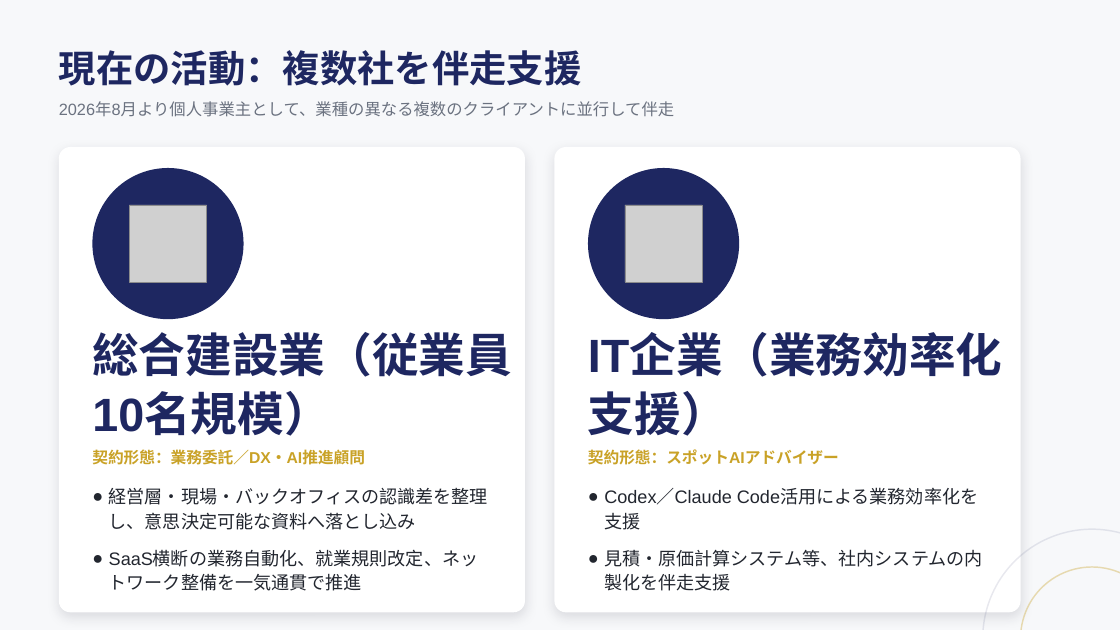
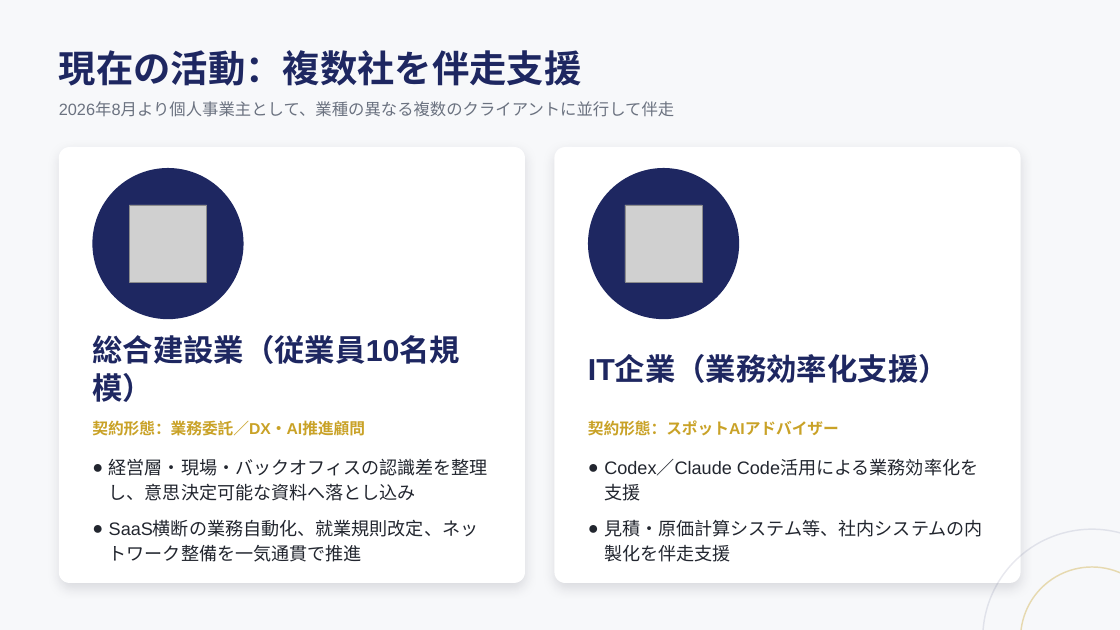
Before and after one commit to hioguitar/practice_20250730, a slide deck: slide 3 of 03_carrire/ポートフォリオ/日置俊行_ポートフォリオ.pptx. Drawn at 1120x630 pixels with LibreOffice and Linux fonts; fonts in the diff are those of the drawing; grey boxes stand for pictures. Boxes give left, top, right and bottom in pixels: in the first picture for what was removed or moved away, otherwise in the second. Text is boxed around its words. In the diff, an @@ line names an element or a change of style, - is before the commit and + after.

```diff
--- a/03_carrire/ポートフォリオ/日置俊行_ポートフォリオ.pptx
+++ b/03_carrire/ポートフォリオ/日置俊行_ポートフォリオ.pptx
@@ rounded rectangle: place and size @@
-rounded rectangle at <box>59,147,525,613</box>
+rounded rectangle at <box>59,147,525,583</box>
@@ rounded rectangle: place and size @@
-rounded rectangle at <box>555,147,1021,613</box>
+rounded rectangle at <box>555,147,1021,583</box>
@@ text "総合建設業（従業員10名規模）" at <box>92,335,460,364</box>: size 40 to 26 pt @@
@@ text "IT企業（業務効率化支援）" at <box>588,356,949,383</box>: size 40 to 26 pt @@
@@ 4 texts: place and size @@
-4 texts at <box>92,449,982,591</box>
+4 texts at <box>92,420,982,562</box>
```
Also in this commit, not shown: 1 other slide changed, 2 other files.
